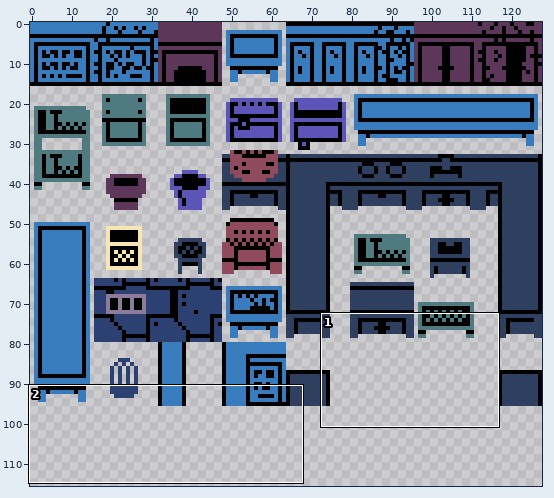
Edited in one commit: sprite sheet (assets/sprites/atlases/decorations.png). The first picture is a wide view before the edit; the outline marks the close-up.
Close-up. Before:
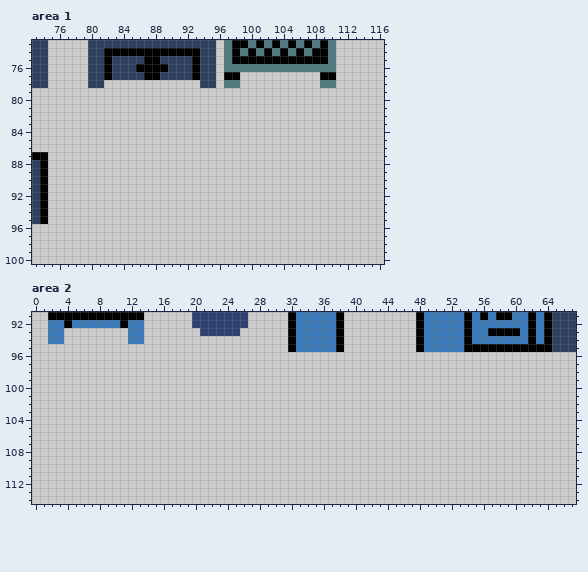
The file is 128x128 pixels. Shown: area 1: x 73..116, y 73..100; area 2: x 0..67, y 91..114. The wide view leaves out empty margins.
And afterwards:
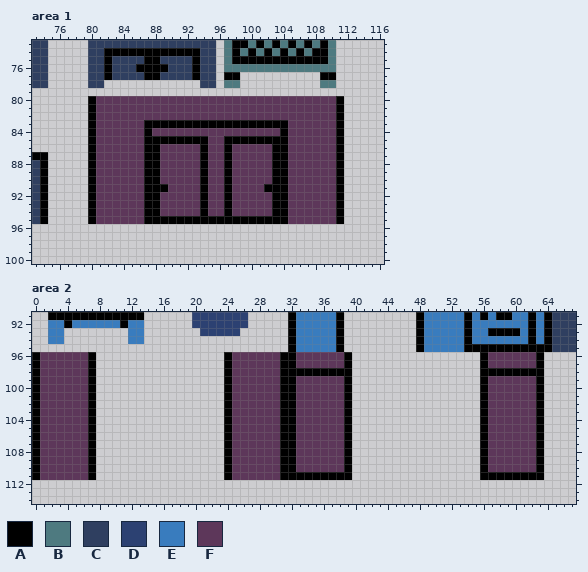
Palette (. is transparent): A #000000  B #4e7a80  C #2f3f60  D #2c4172  E #397cbe  F #5d375a
The edit:
--- area 1
@@ x 73..116 @@
  79 ............................................
- 80 ............................................
- 81 ............................................
- 82 ............................................
- 83 ............................................
- 84 ............................................
- 85 ............................................
- 86 ............................................
- 87 AA..........................................
- 88 CA..........................................
- 89 CA..........................................
- 90 CA..........................................
- 91 CA..........................................
- 92 CA..........................................
- 93 CA..........................................
- 94 CA..........................................
- 95 CA..........................................
+ 80 .......AFFFFFFFFFFFFFFFFFFFFFFFFFFFFFFA.....
+ 81 .......AFFFFFFFFFFFFFFFFFFFFFFFFFFFFFFA.....
+ 82 .......AFFFFFFFFFFFFFFFFFFFFFFFFFFFFFFA.....
+ 83 .......AFFFFFFAAAAAAAAAAAAAAAAAAFFFFFFA.....
+ 84 .......AFFFFFFAFFFFFFFFFFFFFFFFAFFFFFFA.....
+ 85 .......AFFFFFFAAAAAAAAFFAAAAAAAAFFFFFFA.....
+ 86 .......AFFFFFFAAFFFFFAFFAFFFFFAAFFFFFFA.....
+ 87 AA.....AFFFFFFAAFFFFFAFFAFFFFFAAFFFFFFA.....
+ 88 CA.....AFFFFFFAAFFFFFAFFAFFFFFAAFFFFFFA.....
+ 89 CA.....AFFFFFFAAFFFFFAFFAFFFFFAAFFFFFFA.....
+ 90 CA.....AFFFFFFAAFFFFFAFFAFFFFFAAFFFFFFA.....
+ 91 CA.....AFFFFFFAAAFFFFAFFAFFFFAAAFFFFFFA.....
+ 92 CA.....AFFFFFFAAFFFFFAFFAFFFFFAAFFFFFFA.....
+ 93 CA.....AFFFFFFAAFFFFFAFFAFFFFFAAFFFFFFA.....
+ 94 CA.....AFFFFFFAAFFFFFAFFAFFFFFAAFFFFFFA.....
+ 95 CA.....AFFFFFFAAAAAAAAAAAAAAAAAAFFFFFFA.....
  96 ............................................
--- area 2
@@ x 0..67 @@
  95 ................................AEEEEEA.........AEEEEEAAAAAAAAAAACCC
- 96 ....................................................................
- 97 ....................................................................
- 98 ....................................................................
- 99 ....................................................................
-100 ....................................................................
-101 ....................................................................
-102 ....................................................................
-103 ....................................................................
-104 ....................................................................
-105 ....................................................................
-106 ....................................................................
-107 ....................................................................
-108 ....................................................................
-109 ....................................................................
-110 ....................................................................
-111 ....................................................................
+ 96 AFFFFFFA................AFFFFFFAAFFFFFFA................AFFFFFFA....
+ 97 AFFFFFFA................AFFFFFFAAFFFFFFA................AFFFFFFA....
+ 98 AFFFFFFA................AFFFFFFAAAAAAAAA................AAAAAAAA....
+ 99 AFFFFFFA................AFFFFFFAAFFFFFFA................AFFFFFFA....
+100 AFFFFFFA................AFFFFFFAAFFFFFFA................AFFFFFFA....
+101 AFFFFFFA................AFFFFFFAAFFFFFFA................AFFFFFFA....
+102 AFFFFFFA................AFFFFFFAAFFFFFFA................AFFFFFFA....
+103 AFFFFFFA................AFFFFFFAAFFFFFFA................AFFFFFFA....
+104 AFFFFFFA................AFFFFFFAAFFFFFFA................AFFFFFFA....
+105 AFFFFFFA................AFFFFFFAAFFFFFFA................AFFFFFFA....
+106 AFFFFFFA................AFFFFFFAAFFFFFFA................AFFFFFFA....
+107 AFFFFFFA................AFFFFFFAAFFFFFFA................AFFFFFFA....
+108 AFFFFFFA................AFFFFFFAAFFFFFFA................AFFFFFFA....
+109 AFFFFFFA................AFFFFFFAAFFFFFFA................AFFFFFFA....
+110 AFFFFFFA................AFFFFFFAAFFFFFFA................AFFFFFFA....
+111 AFFFFFFA................AFFFFFFAAAAAAAAA................AAAAAAAA....
 112 ....................................................................
